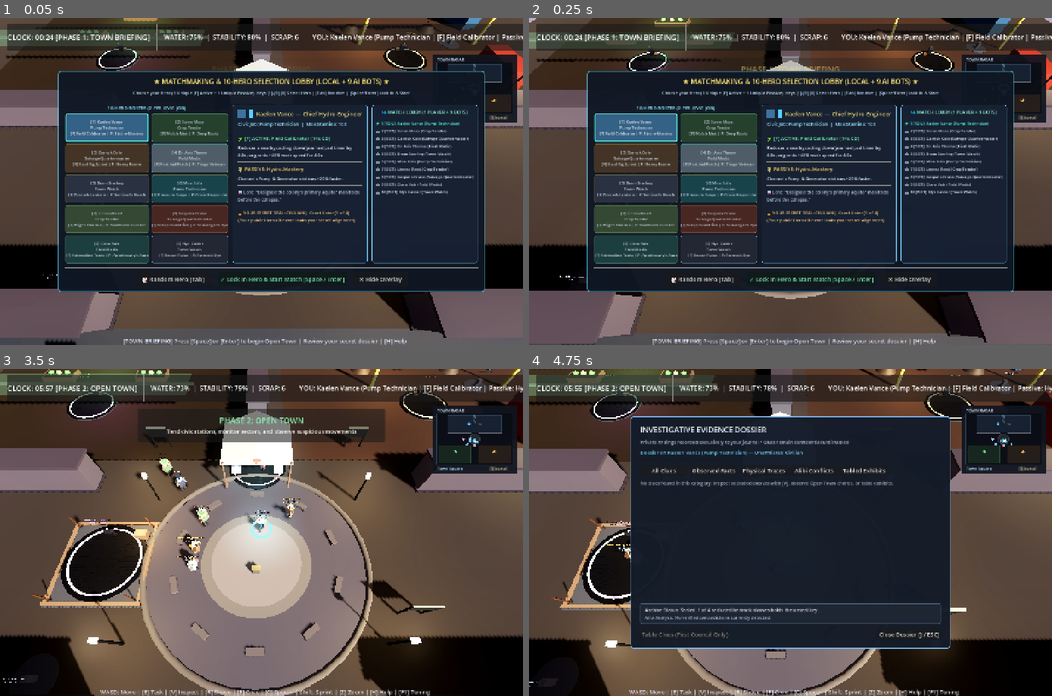
Above: before the commit, frames 1-4 (two rows, left to right).
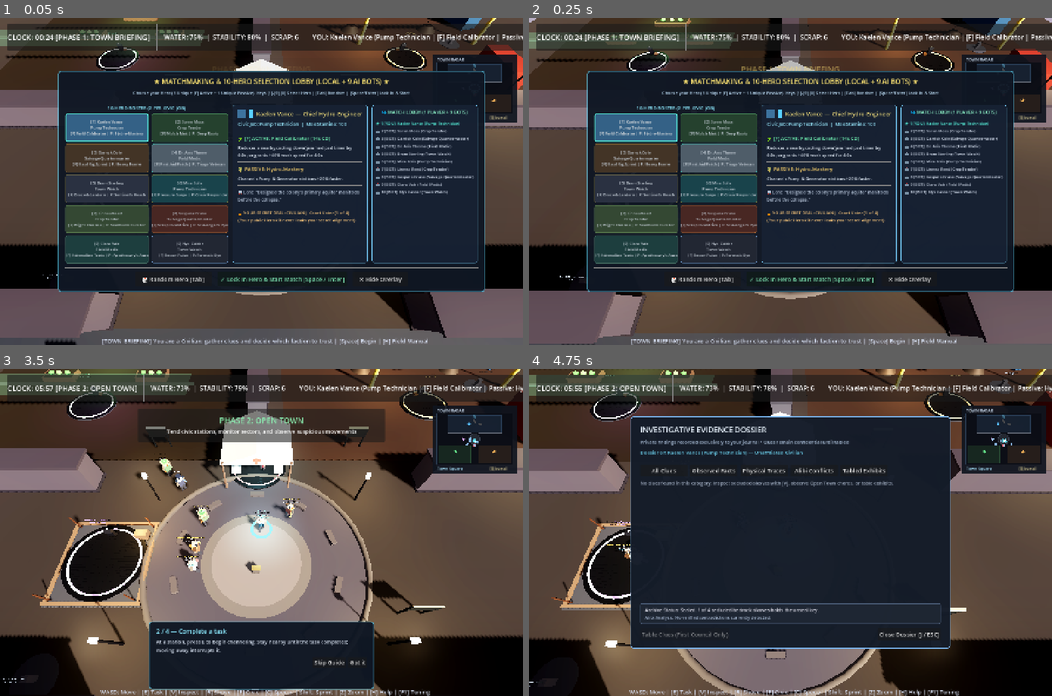
Above: after the commit, the same moments.

Repository: aymira-g/The-Gray-Synthesis
Game: Godot game, scene res://scenes/Main3D.tscn
Same seed, same stepped clock (60 frames per second), same inputs: the game is played once before the commit and once after it.
Inputs (mouse positions are in pixels of both pictures, inside the frame that each line leads up to):
- Up to frame 1 (0.05 s): no input
- Up to frame 2 (0.25 s): no input
- Up to frame 3 (3.5 s): click "✓ Lock In Hero & Start Match …" at 0.5 s; click (355, 663) at 1.25 s, where only the run after the commit has a clickable "Got it"; tap Enter at 2 s; move the mouse to (376, 516) at 2.02 s; hold Right (ui_right) 2.03-2.78 s; tap J at 2.1, 3.05 s; click (376, 516) at 2.17 s; tap Space at 2.27, 3.02 s; tap R at 2.3, 2.85 s; move the mouse to (156, 548) at 2.77 s; hold Down (ui_down) from 2.78 s (still down)
- Up to frame 4 (4.75 s): release Down (ui_down) at 3.5 s; click (858, 663) at 3.5 s, where only the run after the commit has a clickable "Skip Guide"; move the mouse to (842, 460) at 4.27 s; hold Right (ui_right) from 4.28 s (still down); tap J at 4.35 s; tap R at 4.55 s

The runs differ from the first frame. In frame 1, 0.5% of the frame differs, in the area x 19-82%, y 97-100%; in frame 2, 0.5%; in frame 3, 8.7%, in the area x 28-72%, y 77-99%; in frame 4, nothing differs.

Commit message:
Add first-match onboarding guide
Co-authored-by: Copilot <223556219+Copilot@users.noreply.github.com>

Diff:
--- /dev/null
+++ b/scripts/FirstMatchGuide3D.gd
@@ -0,0 +1,202 @@
+class_name FirstMatchGuide3D
+extends PanelContainer
+
+const PROGRESS_SECTION := "onboarding"
+const PROGRESS_KEY := "first_match_guide_completed"
+
+const GUIDE_STEPS: Array[Dictionary] = [
+	{
+		"title": "1 / 4 — Find your first station",
+		"body": "Move with WASD. Head to a glowing station and get close enough to interact. Hold Shift to sprint."
+	},
+	{
+		"title": "2 / 4 — Complete a task",
+		"body": "At a station, press E to begin channeling. Stay nearby until the task completes; moving away interrupts it."
+	},
+	{
+		"title": "3 / 4 — Review your private clues",
+		"body": "Press J to open your evidence journal. Your findings are private; they become public only when you table them at First Council."
+	},
+	{
+		"title": "4 / 4 — Share evidence at First Council",
+		"body": "At First Council, open J and table useful clues individually or with Table All. Then vote on a civic motion with 1, 2, or 3."
+	}
+]
+
+var progress_file_path: String = "user://player_progress.cfg"
+var guide_completed: bool = false
+var first_run_active: bool = false
+var replay_active: bool = false
+var current_step: int = -1
+
+var _movement_origin: Vector3 = Vector3.ZERO
+var _title_label: Label
+var _body_label: Label
+var _primary_button: Button
+var _skip_button: Button
+var _display_mode: String = ""
+
+func _ready() -> void:
+	visible = false
+	custom_minimum_size = Vector2(620.0, 0.0)
+	set_anchors_and_offsets_preset(Control.PRESET_CENTER_BOTTOM)
+	offset_left = -310.0
+	offset_top = -205.0
+	offset_right = 310.0
+	offset_bottom = -18.0
+	_load_progress()
+	_build_ui()
+
+func _build_ui() -> void:
+	var style := StyleBoxFlat.new()
+	style.bg_color = Color(0.06, 0.09, 0.14, 0.97)
+	style.border_color = Color(0.38, 0.86, 1.0, 0.95)
+	style.set_border_width_all(2)
+	style.set_corner_radius_all(8)
+	add_theme_stylebox_override("panel", style)
+
+	var margin := MarginContainer.new()
+	margin.add_theme_constant_override("margin_left", 18)
+	margin.add_theme_constant_override("margin_top", 12)
+	margin.add_theme_constant_override("margin_right", 18)
+	margin.add_theme_constant_override("margin_bottom", 12)
+	add_child(margin)
+
+	var content := VBoxContainer.new()
+	content.add_theme_constant_override("separation", 8)
+	margin.add_child(content)
+
+	_title_label = Label.new()
+	_title_label.add_theme_font_size_override("font_size", 17)
+	_title_label.modulate = Color(0.55, 0.92, 1.0)
+	content.add_child(_title_label)
+
+	_body_label = Label.new()
+	_body_label.autowrap_mode = TextServer.AUTOWRAP_WORD_SMART
+	_body_label.add_theme_font_size_override("font_size", 14)
+	_body_label.modulate = Color(0.88, 0.92, 0.98)
+	content.add_child(_body_label)
+
+	var buttons := HBoxContainer.new()
+	buttons.alignment = BoxContainer.ALIGNMENT_END
+	buttons.add_theme_constant_override("separation", 8)
+	content.add_child(buttons)
+
+	_skip_button = Button.new()
+	_skip_button.text = "Skip Guide"
+	_skip_button.focus_mode = Control.FOCUS_NONE
+	_skip_button.pressed.connect(skip_guide)
+	buttons.add_child(_skip_button)
+
+	_primary_button = Button.new()
+	_primary_button.text = "Got it"
+	_primary_button.focus_mode = Control.FOCUS_NONE
+	_primary_button.pressed.connect(_on_primary_pressed)
+	buttons.add_child(_primary_button)
+
+func begin_first_match(player_position: Vector3) -> void:
+	if guide_completed or first_run_active:
+		return
+	first_run_active = true
+	replay_active = false
+	_display_mode = "first_run"
+	current_step = 0
+	_movement_origin = player_position
+	_show_step()
+
+func notify_player_position(player_position: Vector3) -> void:
+	if first_run_active and current_step == 0 and player_position.distance_to(_movement_origin) >= 2.0:
+		_advance_first_run()
+
+func notify_task_completed() -> void:
+	if first_run_active and current_step == 1:
+		_advance_first_run()
+
+func notify_journal_opened() -> void:
+	if first_run_active and current_step == 2:
+		_advance_first_run()
+
+func reach_first_council() -> void:
+	if not first_run_active:
+		return
+	first_run_active = false
+	current_step = GUIDE_STEPS.size() - 1
+	_display_mode = "first_run"
+	guide_completed = true
+	_save_progress()
+	_show_step()
+
+func replay_guide() -> void:
+	first_run_active = false
+	replay_active = true
+	_display_mode = "replay"
+	current_step = 0
+	_show_step()
+
+func reset_for_match_restart() -> void:
+	first_run_active = false
+	replay_active = false
+	_display_mode = ""
+	current_step = -1
+	visible = false
+
+func skip_guide() -> void:
+	first_run_active = false
+	replay_active = false
+	_display_mode = ""
+	guide_completed = true
+	_save_progress()
+	visible = false
+
+func _advance_first_run() -> void:
+	current_step = mini(current_step + 1, GUIDE_STEPS.size() - 1)
+	_show_step()
+
+func _on_primary_pressed() -> void:
+	if replay_active:
+		if current_step + 1 >= GUIDE_STEPS.size():
+			replay_active = false
+			_display_mode = ""
+			visible = false
+			return
+		current_step += 1
+		_show_step()
+		return
+
+	visible = false
+
+func _show_step() -> void:
+	if current_step < 0 or current_step >= GUIDE_STEPS.size():
+		visible = false
+		return
+	var step: Dictionary = GUIDE_STEPS[current_step]
+	_title_label.text = String(step["title"])
+	_body_label.text = String(step["body"])
+	if replay_active:
+		_primary_button.text = "Next" if current_step + 1 < GUIDE_STEPS.size() else "Done"
+		_skip_button.visible = false
+	else:
+		_primary_button.text = "Got it" if first_run_active else "Done"
+		_skip_button.visible = first_run_active
+	visible = true
+
+func _load_progress() -> void:
+	var config := ConfigFile.new()
+	var error := config.load(progress_file_path)
+	if error == ERR_FILE_NOT_FOUND:
+		return
+	if error != OK:
+		push_error("Could not load onboarding progress '%s': %s" % [progress_file_path, error_string(error)])
+		return
+	guide_completed = bool(config.get_value(PROGRESS_SECTION, PROGRESS_KEY, false))
+
+func _save_progress() -> void:
+	var config := ConfigFile.new()
+	var error := config.load(progress_file_path)
+	if error != OK and error != ERR_FILE_NOT_FOUND:
+		push_error("Could not load onboarding progress '%s' before saving: %s" % [progress_file_path, error_string(error)])
+		return
+	config.set_value(PROGRESS_SECTION, PROGRESS_KEY, guide_completed)
+	error = config.save(progress_file_path)
+	if error != OK:
+		push_error("Could not save onboarding progress '%s': %s" % [progress_file_path, error_string(error)])
--- a/scripts/GameManager.gd
+++ b/scripts/GameManager.gd
@@ -433,7 +433,7 @@
 	match new_phase:
 		Phase.BRIEFING:
 			dossier_open = true
-			log_event("Town Briefing: Review your private dossier [B]. Press [Space] or [N] when ready.", Color(0.78, 0.88, 1.0))
+			log_event("Town Briefing: Review your role and choose a Hero. Press [Space] or [Enter] when ready.", Color(0.78, 0.88, 1.0))
 		Phase.OPEN_TOWN:
 			dossier_open = false
 			log_event("Open Town (6:00): Civic kits [F] active. Early [C] use risks witness clues!", Color(0.65, 0.92, 0.75))
--- a/scripts/Main3D.gd
+++ b/scripts/Main3D.gd
@@ -21,6 +21,7 @@
 const PlaytestTuningPanelClass = preload("res://scripts/PlaytestTuningPanel3D.gd")
 const SettingsMenuClass = preload("res://scripts/SettingsMenu3D.gd")
 const HeroDraftLobbyClass = preload("res://scripts/HeroDraftLobby3D.gd")
+const FirstMatchGuideClass = preload("res://scripts/FirstMatchGuide3D.gd")
 const C = preload("res://scripts/GameConstants.gd")
 
 const CIVIC_JOBS: Array[String] = [
@@ -106,6 +107,7 @@
 var channel_progress_bar: ProgressBar
 
 var help_overlay: PanelContainer
+var onboarding_guide
 var radar_minimap: Control
 var evidence_journal: PanelContainer
 var playtest_tuning_panel: PanelContainer
@@ -165,6 +167,7 @@
 
 	_setup_session_residents()
 	_setup_hud()
+	player_node.connect("task_completed", Callable(onboarding_guide, "notify_task_completed"))
 
 	# Connect GameManager lifecycle signals
 	game_manager.phase_changed.connect(_on_phase_changed)
@@ -480,23 +483,32 @@
 	var h_text := Label.new()
 	h_text.text = """[CONTROLS]
 WASD: Direct Movement  |  Shift: Sprint (Consumes Stamina)
-[E]: Channel Civic Station (Restore Water, Stability, Scrap, or Common Works)
-[V]: Inspect Secluded Bedrock Alcove (Locate hidden Archive Failsafe Key)
+[E]: Channel a nearby station (Restore Water, Stability, Scrap, or Common Works)
+[V]: Inspect a nearby secluded alcove (Search for the hidden Archive Failsafe Key)
 [R]: Civic Shove (Knockback target, 35 Stamina Dmg, 5s Cooldown)
-[F]: Use Civic Job Kit  |  [C]: Use Faction Operative Kit
+[F]: Use your Hero's active ability  |  [C]: Use your faction's operative ability
 [J]: Open Private Evidence Journal & Alibi Analysis
 Mouse Wheel / [Z]: Zoom Camera In / Out
 [H]: Toggle this Field Manual
 
 [MATCH PROGRESSION & OBJECTIVES]
 1. Briefing -> 2. Open Town -> 3. First Council -> 4. Escalation -> 5. Court -> 6. Finale
-- Ecology: Prime generators, stabilize biosphere, win Court vote, or overload 0%
-- Technology: Overclock stations, governor tuning, win Court vote, or prime 100%
-- Civilian Peace: Complete Common Works (100%) or broker Peace Charter
-- Archive Key: 1 of 4 secluded alcoves holds the unseal key to secure victory!"""
+- During Open Town, gather clues and complete civic tasks. Journal clues are private until you table them at First Council.
+- At First Council, share useful evidence and vote on a civic motion. Escalation unlocks faction objectives and operative abilities.
+- Court votes determine the town's alignment. A split vote opens a final strategic choice; the Finale resolves the match.
+- One of four secluded alcoves holds the Archive. Inspect alcoves to search for it."""
 	h_text.autowrap_mode = TextServer.AUTOWRAP_WORD_SMART
 	h_text.add_theme_font_size_override("font_size", 14)
 	h_vbox.add_child(h_text)
+
+	var replay_guide_button := Button.new()
+	replay_guide_button.text = "Replay First-Match Guide"
+	replay_guide_button.focus_mode = Control.FOCUS_NONE
+	replay_guide_button.pressed.connect(func():
+		help_overlay.visible = false
+		onboarding_guide.replay_guide()
+	)
+	h_vbox.add_child(replay_guide_button)
 
 	var h_close := Label.new()
 	h_close.text = "\n[Press H or ESC to Close]"
@@ -504,6 +516,10 @@
 	h_close.add_theme_font_size_override("font_size", 15)
 	h_close.modulate = Color(0.7, 0.7, 0.75)
 	h_vbox.add_child(h_close)
+
+	onboarding_guide = FirstMatchGuideClass.new()
+	onboarding_guide.name = "FirstMatchGuide3D"
+	ui_layer.add_child(onboarding_guide)
 
 	# 6.5 Tactical Radar Minimap
 	radar_minimap = RadarMinimapClass.new()
@@ -921,10 +937,14 @@
 			camera_mode = "follow_player"
 			refresh_bot_memories()
 			town_map.release_reservations_for(player_node)
+			if onboarding_guide != null:
+				onboarding_guide.begin_first_match(player_node.global_position if player_node.is_inside_tree() else player_node.position)
 			_show_phase_banner("PHASE 2: OPEN TOWN", "Tend civic stations, monitor sectors, and observe suspicious movements", Color(0.55, 0.95, 0.70))
 
 		game_manager.Phase.FIRST_COUNCIL:
 			camera_mode = "wide_council"
+			if onboarding_guide != null:
+				onboarding_guide.reach_first_council()
 			for i in range(residents.size()):
 				residents[i].gather_at_council_ring(spawn_positions[i])
 			town_map.reset_pads()
@@ -1074,6 +1094,8 @@
 	_update_court_ceremony(delta)
 	_update_ambient_audio(delta)
 	_update_archive_dilemma(delta)
+	if onboarding_guide != null and game_manager != null and game_manager.current_phase == game_manager.Phase.OPEN_TOWN and player_node != null:
+		onboarding_guide.notify_player_position(player_node.global_position if player_node.is_inside_tree() else player_node.position)
 	_update_hud()
 
 var sighting_sample_timer: float = 0.0
@@ -1338,6 +1360,8 @@
 	if event.keycode == KEY_J:
 		if evidence_journal != null:
 			evidence_journal.toggle_journal()
+			if evidence_journal.visible and onboarding_guide != null:
+				onboarding_guide.notify_journal_opened()
 		return
 	elif event.keycode == KEY_ESCAPE and evidence_journal != null and evidence_journal.visible:
 		evidence_journal.close_journal()
@@ -1584,7 +1608,7 @@
 			"" if is_op else " or [3]"
 		]
 	elif game_manager.current_phase == game_manager.Phase.BRIEFING:
-		status_label.text = "[TOWN BRIEFING] Press [Space] or [Enter] to begin Open Town | Review your secret dossier | [H] Help"
+		status_label.text = "[TOWN BRIEFING] %s | [Space] Begin | [H] Field Manual" % _get_briefing_objective()
 	elif game_manager.current_phase == game_manager.Phase.FIRST_COUNCIL:
 		_refresh_council_motion_ballot()
 		var m_name: String = "Motion 1 (Beacons)"
@@ -1642,6 +1666,8 @@
 	if phase_banner != null:
 		phase_banner.visible = false
 	phase_banner_timer = 0.0
+	if onboarding_guide != null:
+		onboarding_guide.reset_for_match_restart()
 
 	town_map.reset_pads()
 	if bot_seed < 0:
@@ -1675,3 +1701,14 @@
 func select_player_hero_by_id(h_id: String) -> void:
 	if hero_draft_lobby != null:
 		hero_draft_lobby.select_hero_by_id(h_id, false)
+
+func _get_briefing_objective() -> String:
+	if player_node == null:
+		return "Review your role and choose a Hero"
+	match player_node.secret_role:
+		"ecology":
+			return "You are Ecology: protect the town's living systems and build support"
+		"technology":
+			return "You are Technology: advance your faction's path to victory"
+		_:
+			return "You are a Civilian: gather clues and decide which faction to trust"
--- a/scripts/Resident3D.gd
+++ b/scripts/Resident3D.gd
@@ -16,6 +16,7 @@
 const C = preload("res://scripts/GameConstants.gd")
 
 signal trauma_impact_requested(amount: float, source_pos: Vector3)
+signal task_completed
 
 var resident_id: int = 1
 var resident_name: String = "Resident 1"
@@ -1013,6 +1014,8 @@
 				var summary: String = ""
 				if town_map != null:
 					summary = town_map.finish_using_pad(completed_pad, self, is_player)
+				if is_player:
+					task_completed.emit()
 				if audio_manager != null:
 					audio_manager.play_sfx_3d("task_complete", my_pos)
 				show_popup("Task Complete! " + summary, Color(0.55, 0.98, 0.65))
--- a/scripts/SettingsMenu3D.gd
+++ b/scripts/SettingsMenu3D.gd
@@ -241,7 +241,7 @@
 	main_vbox.add_child(ctrl_header)
 
 	var ctrl_lbl := Label.new()
-	ctrl_lbl.text = "Move: [WASD] • Sprint: [Shift] • Task/Inspect: [E] • Shove: [Q/R] • Civic Kit: [F] • Special: [C]\nJournal: [J] • Zoom: [Z/Wheel] • Help: [H] • Settings: [Esc]"
+	ctrl_lbl.text = "Move: [WASD] • Sprint: [Shift] • Channel: [E] • Inspect: [V] • Shove: [R]\nHero ability: [F] • Operative ability: [C] • Journal: [J] • Zoom: [Z/Wheel] • Help: [H] • Settings: [Esc]"
 	ctrl_lbl.add_theme_font_size_override("font_size", 11)
 	ctrl_lbl.modulate = Color(0.74, 0.78, 0.85)
 	main_vbox.add_child(ctrl_lbl)
--- /dev/null
+++ b/test_first_match_guide.gd
@@ -0,0 +1,79 @@
+extends SceneTree
+
+const GuideClass = preload("res://scripts/FirstMatchGuide3D.gd")
+const TEST_PROGRESS_PATH := "user://first_match_guide_test.cfg"
+const SKIP_PROGRESS_PATH := "user://first_match_guide_skip_test.cfg"
+
+func _init() -> void:
+	call_deferred("_run_tests")
+
+func _run_tests() -> void:
+	await process_frame
+	var stats := {"passed": 0, "failed": 0}
+	_remove_test_file(TEST_PROGRESS_PATH)
+	_remove_test_file(SKIP_PROGRESS_PATH)
+
+	var guide = GuideClass.new()
+	guide.progress_file_path = TEST_PROGRESS_PATH
+	root.add_child(guide)
+	_assert(not guide.guide_completed, "First-run guide starts incomplete", stats)
+
+	guide.begin_first_match(Vector3.ZERO)
+	_assert(guide.visible and guide.current_step == 0, "Guide starts at Open Town with movement tip", stats)
+	guide.notify_player_position(Vector3(1.9, 0.0, 0.0))
+	_assert(guide.current_step == 0, "Small movement does not skip the first instruction", stats)
+	guide.notify_player_position(Vector3(2.0, 0.0, 0.0))
+	_assert(guide.current_step == 1, "Moving two world units advances to station channeling tip", stats)
+
+	guide.notify_task_completed()
+	_assert(guide.current_step == 2, "Completing a task advances to the journal tip", stats)
+	guide.notify_journal_opened()
+	_assert(guide.current_step == 3, "Opening the journal advances to the First Council tip", stats)
+	guide.reach_first_council()
+	_assert(guide.guide_completed and not guide.first_run_active, "First Council completes the first-run guide", stats)
+	_assert(FileAccess.file_exists(ProjectSettings.globalize_path(TEST_PROGRESS_PATH)), "Guide completion is persisted", stats)
+
+	var restored_guide = GuideClass.new()
+	restored_guide.progress_file_path = TEST_PROGRESS_PATH
+	root.add_child(restored_guide)
+	_assert(restored_guide.guide_completed, "Saved completion is restored on the next launch", stats)
+	restored_guide.begin_first_match(Vector3.ZERO)
+	_assert(not restored_guide.visible, "Completed guide does not auto-play again", stats)
+
+	restored_guide.replay_guide()
+	_assert(restored_guide.visible and restored_guide.replay_active and restored_guide.current_step == 0, "Replay starts the optional guide without clearing progress", stats)
+	for expected_step in range(1, 4):
+		restored_guide._on_primary_pressed()
+		_assert(restored_guide.current_step == expected_step, "Replay advances to guide step %d" % (expected_step + 1), stats)
+	restored_guide._on_primary_pressed()
+	_assert(not restored_guide.visible and restored_guide.guide_completed, "Replay closes without changing completion", stats)
+
+	var skipped_guide = GuideClass.new()
+	skipped_guide.progress_file_path = SKIP_PROGRESS_PATH
+	root.add_child(skipped_guide)
+	skipped_guide.begin_first_match(Vector3.ZERO)
+	skipped_guide.skip_guide()
+	var restored_skip = GuideClass.new()
+	restored_skip.progress_file_path = SKIP_PROGRESS_PATH
+	root.add_child(restored_skip)
+	_assert(restored_skip.guide_completed, "Skipping is remembered across launches", stats)
+
+	_remove_test_file(TEST_PROGRESS_PATH)
+	_remove_test_file(SKIP_PROGRESS_PATH)
+	print("RESULTS: %d PASSED, %d FAILED" % [stats["passed"], stats["failed"]])
+	quit(0 if stats["failed"] == 0 else 1)
+
+func _assert(condition: bool, description: String, stats: Dictionary) -> void:
+	if condition:
+		stats["passed"] += 1
+		print("[PASS] ", description)
+	else:
+		stats["failed"] += 1
+		print("[FAIL] ", description)
+
+func _remove_test_file(path: String) -> void:
+	var absolute_path := ProjectSettings.globalize_path(path)
+	if FileAccess.file_exists(absolute_path):
+		var error := DirAccess.remove_absolute(absolute_path)
+		if error != OK:
+			push_error("Could not remove onboarding test progress '%s': %s" % [absolute_path, error_string(error)])
Not shown, added: scripts/FirstMatchGuide3D.gd.uid
Not shown, added: test_first_match_guide.gd.uid
Not shown, added: first_match_onboarding.md
Not shown, changed: run_all_tests.ps1
